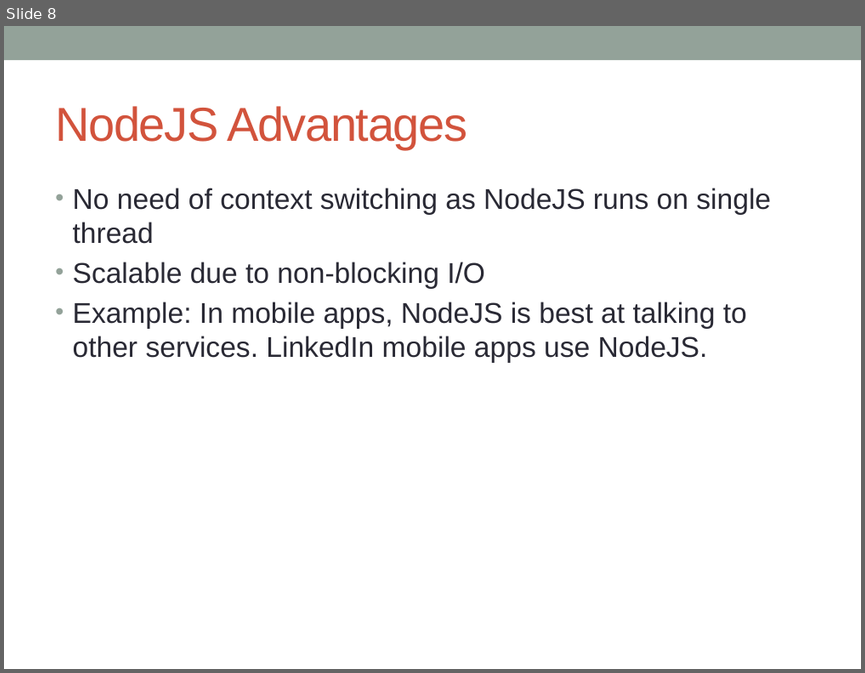
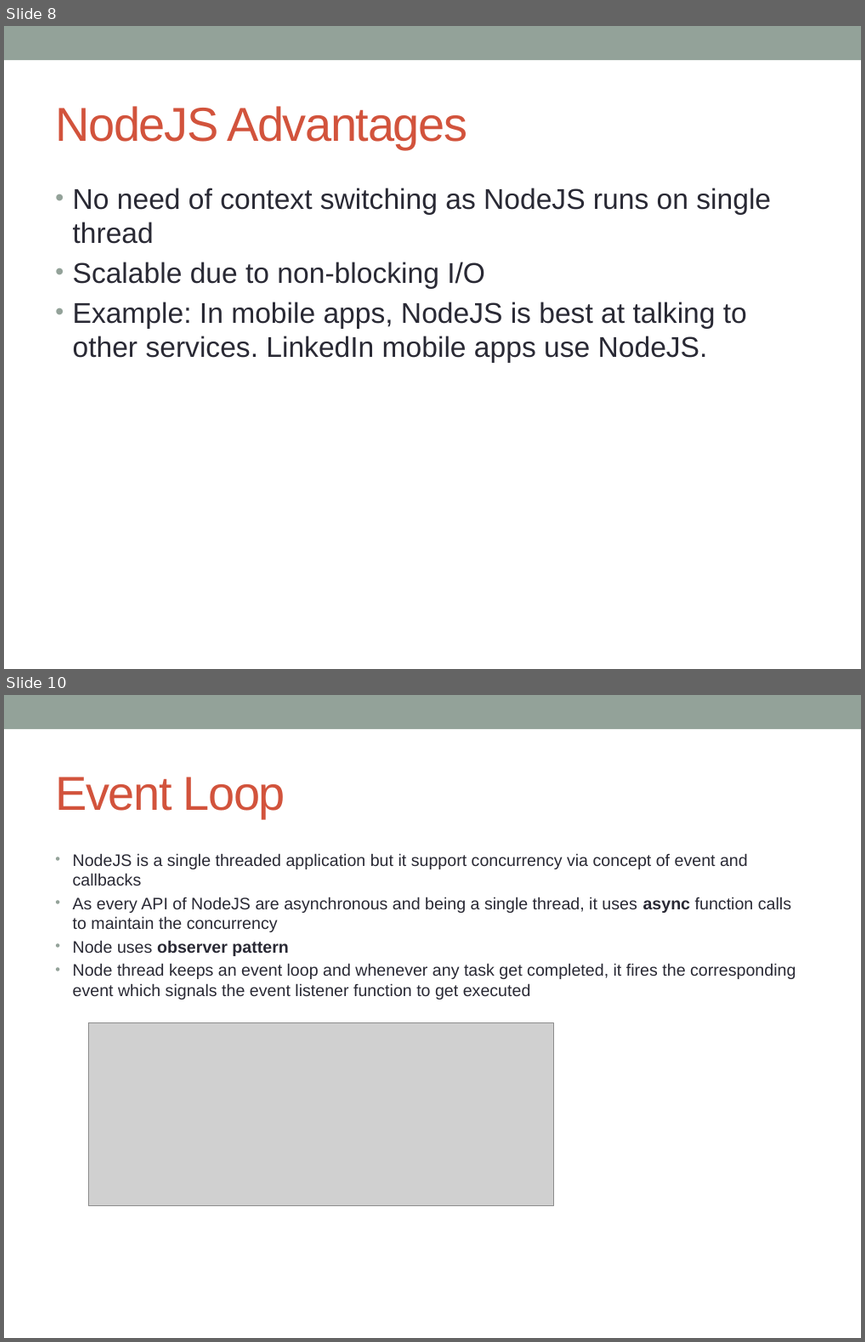
Before and after one commit to notionquest/ProjectDocumentation, a slide deck: NodeJS.pptx. Shown one above the other, each under a label of ours: slide 8 before the commit, slides 8 and 10 after it; the slides between them are not shown. The pictures are 865x673 and 865x1342 pixels, drawn with LibreOffice and Linux fonts; fonts in the diff are those of the drawing; grey boxes stand for pictures. Boxes give left, top, right and bottom in pixels: in the first picture for what was removed or moved away, otherwise in the second. Text is boxed around its words. In the diff, an @@ line names an element or a change of style, - is before the commit and + after.

```diff
--- a/NodeJS.pptx
+++ b/NodeJS.pptx
@@ slide 10 added at (x1=4, y1=695, x2=861, y2=1338), background #FFFFFF; not listed: 1 template element that a slide beside it also shows @@
@@ title added at (x1=55, y1=777, x2=285, y2=818), 40 pt, text #D2533C @@
+Event Loop
@@ text added at (x1=73, y1=853, x2=795, y2=999), 14 pt, text #292934 @@
+• NodeJS is a single threaded application but it support concurrency via concept of event and callbacks
+• As every API of NodeJS are asynchronous and being a single thread, it uses async function calls to maintain the concurrency
+• Node uses observer pattern
+• Node thread keeps an event loop and whenever any task get completed, it fires the corresponding event which signals the event listener function to get executed
@@ picture added at (x1=88, y1=1023, x2=553, y2=1206) @@
```
Also in this commit, not shown: 2 slides changed, 10 other slides added, 1 slide removed.
